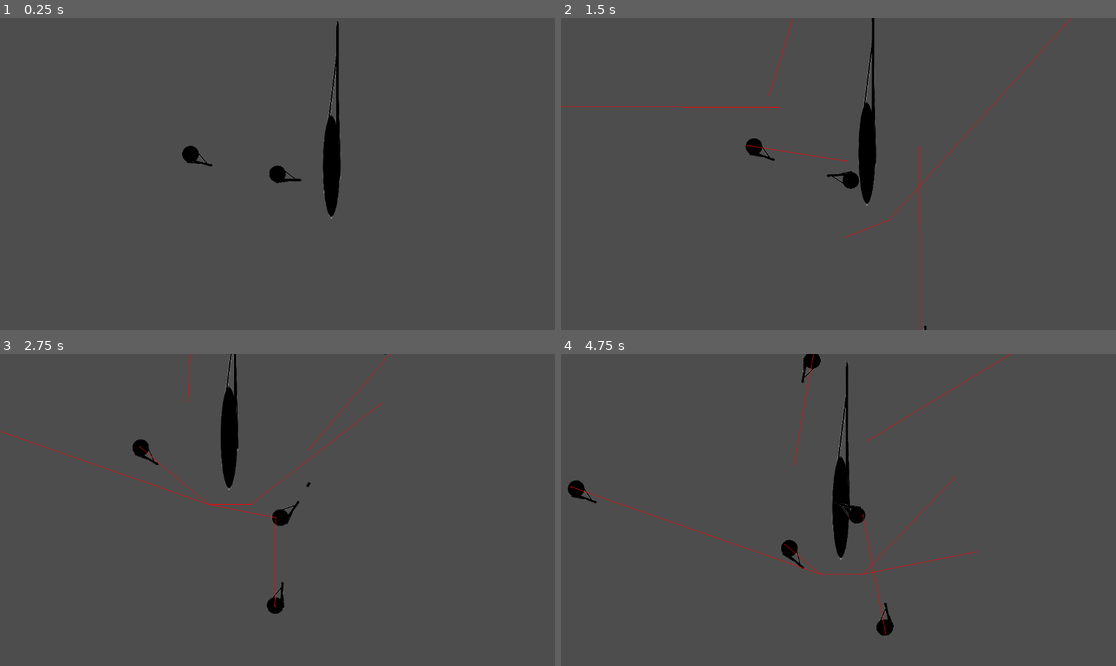
Above: before the commit, frames 1-4 (two rows, left to right).
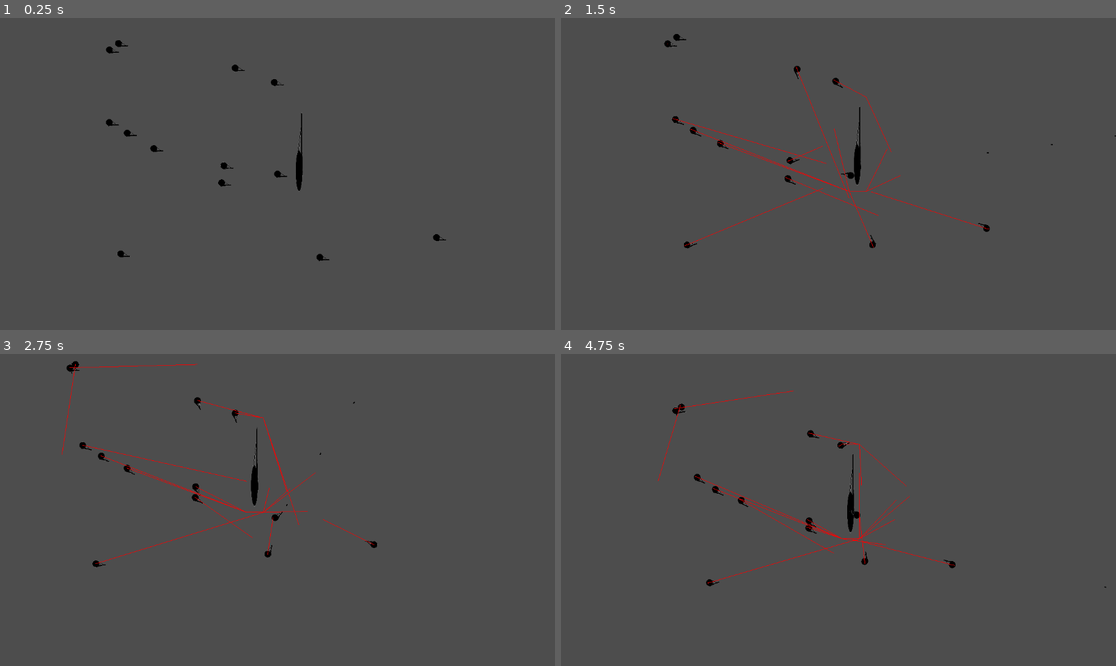
Above: after the commit, the same moments.

Repository: RealBenjo/Dead-Deal
Game: Godot game, scene res://scenes/levels/outside.tscn
Two runs of this game, one before a commit and one after it. Both use one fixed random seed, a clock stepped at 60 frames per second and the inputs below.
Inputs (mouse positions are in pixels of both pictures, inside the frame that each line leads up to):
- Up to frame 1 (0.25 s): no input
- Up to frame 2 (1.5 s): move the mouse to (960, 158) at 0.52 s; press the mouse at (960, 158) at 0.53 s; hold D (right) 0.53-1.28 s; move the mouse to (727, 189) at 1.27 s; release the mouse at (727, 189) at 1.28 s; hold S (down) from 1.28 s (still down); right-click (727, 189) at 1.35 s
- Up to frame 3 (2.75 s): move the mouse to (333, 441) at 2.02 s; release S (down) at 2.03 s; press the mouse at (333, 441) at 2.03 s; hold D (right) from 2.03 s (still down)
- Up to frame 4 (4.75 s): move the mouse to (810, 572) at 2.77 s; release D (right) at 2.78 s; release the mouse at (810, 572) at 2.78 s; hold W (up) 2.78-3.53 s; right-click (810, 572) at 2.85 s; move the mouse to (1005, 556) at 3.52 s; press the mouse at (1005, 556) at 3.53 s; hold A (left) from 3.53 s (still down); move the mouse to (672, 463) at 4.27 s; release the mouse at (672, 463) at 4.28 s; right-click (672, 463) at 4.35 s

The runs differ from the first frame. In frame 1, 1.8% of the frame differs, in the area x 19-81%, y 0-78%; in frame 2, 2.7%; in frame 3, 2.9%; in frame 4, 3.2%, in the area x 1-99%, y 0-91%.

Commit message:
Dynamic patrols v0.3
YAY! now we only need to place patrol markers and the game will do the rest (spawn the enemies and give them the patrols).
Enemies can now actually patrol and we can give the the min and max wait time when the enemy arrives at a patrol point.
Good stuff :)

Diff:
--- a/scenes/enemies/enemy.gd
+++ b/scenes/enemies/enemy.gd
@@ -10,7 +10,7 @@
 # vision vars
 @export_range(0, 360, 0.1, "degrees") var fov: float = 90.0
 @export var default_vision_length: int = 300
-var vision_length: Vector2 = Vector2(default_vision_length, 0)
+var vision_length: Vector2 = Vector2(default_vision_length, 0) ##length in pixels
 
 # basic functionality vars
 @export var speed: float = 100.0 ##player run speed is 400 for reference
@@ -31,10 +31,16 @@
 var sound_position: Vector2 ##this position is given by the sound scene
 
 #patrol vars
+@onready var patrol_timer: Timer = $Timers/PatrolTimer
+@export var patrol_time_min: float = 10.0 ##the minimum amount of time the enemy WILL stand at a patrol point
+@export var patrol_time_max: float = 30.0 ##the maximum amount of time the enemy CAN stand at a patrol point
 var patrol: Array
+var patrol_index: int = 0 # might make patrols with more than 2 positions
 
 
 func _ready() -> void:
+	get_next_patrol_pos()
+	patrol_timer.wait_time = randf_range(patrol_time_min, patrol_time_max)
 	vision.target_position = vision_length
 
 func _physics_process(_delta):
@@ -75,14 +81,14 @@
 	velocity = nav.get_velocity()
 	move_and_slide()
 
-## what the enemy does when player is seen, when sound is heard etc.
+##what the enemy does when player is seen, when sound is heard etc.
 func switch_state(targeted_pos: Vector2, path_direction: Vector2) -> void:
 	# handles enemy vision length and pathfinding to a position
 	if player_seen:
 		look_at(Globals.player_pos)
 		last_interest_pos = Globals.player_pos
 
-		vision_length = Vector2.RIGHT * 3000
+		vision_length = Vector2.RIGHT * 3000 # length in pixels
 		vision.target_position = vision_length
 
 	elif sound_heard:
@@ -99,10 +105,21 @@
 			var target_angle = path_direction.angle()
 			rotation = lerp_angle(rotation, target_angle, 0.15)
 
-		vision_length = Vector2(default_vision_length, 0)
+		vision_length = Vector2.RIGHT * default_vision_length
 		vision.target_position = vision_length
 		velocity = Vector2.ZERO
+
+		if nav.is_navigation_finished() and patrol_timer.is_stopped(): #TODO: make more dynamic
+			patrol_timer.start()
 		# TODO: add idle animation or idle movement
+
+func get_next_patrol_pos() -> void:
+	if patrol_index > 1: # might make patrols with more than 2 positions so keep it this way
+		patrol_index = 0
+
+	last_interest_pos = patrol.get(patrol_index) # get next patrol pos
+
+	patrol_index += 1
 
 func make_path(interest_position: Vector2) -> void:
 	nav.target_position = interest_position
--- a/scenes/enemies/zombie.gd
+++ b/scenes/enemies/zombie.gd
@@ -6,3 +6,8 @@
 # calculate path finding only every 0.5s
 func _on_path_find_timer_timeout() -> void:
 	make_path(last_interest_pos)
+
+func _on_patrol_timer_timeout() -> void:
+	patrol_timer.wait_time = randf_range(patrol_time_min, patrol_time_max)
+	get_next_patrol_pos()
+	make_path(last_interest_pos)
--- a/scenes/enemies/zombie.tscn
+++ b/scenes/enemies/zombie.tscn
@@ -12,6 +12,8 @@
 script = ExtResource("2_gl10n")
 default_vision_length = 500
 health = 30
+patrol_time_min = 2.0
+patrol_time_max = 2.0
 
 [node name="Sprite2D" type="Sprite2D" parent="." index="1"]
 position = Vector2(35, 3)
@@ -25,4 +27,8 @@
 wait_time = 0.3
 autostart = true
 
+[node name="PatrolTimer" type="Timer" parent="Timers" index="1"]
+one_shot = true
+
 [connection signal="timeout" from="Timers/PathFindTimer" to="." method="_on_path_find_timer_timeout"]
+[connection signal="timeout" from="Timers/PatrolTimer" to="." method="_on_patrol_timer_timeout"]
--- a/scenes/levels/level.gd
+++ b/scenes/levels/level.gd
@@ -24,14 +24,14 @@
 		while patrol_whole.size() >= 2:
 			var patrol_zombie: Array = []
 
-			# gives zombie 2 patrol points
+			# gives zombie 2 patrol points, no 2 zombies have the same patrol points
 			for j in range(2):
 				var rand = randi() % patrol_whole.size()
 				patrol_zombie.append(patrol_whole.get(rand))
 				patrol_whole.remove_at(rand)
 
 			# TODO: make zombie actually patrol on it's own
-			spawn_zombie(i, patrol_zombie.get(0), patrol_zombie)
+			spawn_enemy(i, patrol_zombie.get(0), patrol_zombie)
 
 
 var bullet
@@ -40,7 +40,7 @@
 ##spawns a zombie in a Patrol node corresponding to the patrol of the zombie.
 ##if there is an odd number of patrol points, it's all good, the enemies will simply have one more point to choose, without one additional
 ##zombie patroling the map
-func spawn_zombie(index: int, pos: Vector2, patrol: Array) -> void: #TODO: make more dynamic, spawn ANY enemy with this function
+func spawn_enemy(index: int, pos: Vector2, patrol: Array) -> void: #TODO: make more dynamic, spawn ANY enemy with this function
 	var enemy_par_node = enemies.get(index)
 	zombie = zombie_scene.instantiate()
 	zombie.global_position = pos
--- a/scenes/levels/outside.tscn
+++ b/scenes/levels/outside.tscn
@@ -48,6 +48,45 @@
 [node name="Marker2D6" type="Marker2D" parent="Patrols/Patrol1" index="5"]
 position = Vector2(406, 1058)
 
+[node name="Marker2D7" type="Marker2D" parent="Patrols/Patrol1" index="6"]
+position = Vector2(91, 1077)
+
+[node name="Marker2D8" type="Marker2D" parent="Patrols/Patrol1" index="7"]
+position = Vector2(-547, 147)
+
+[node name="Marker2D9" type="Marker2D" parent="Patrols/Patrol1" index="8"]
+position = Vector2(-1029, -985)
+
+[node name="Marker2D10" type="Marker2D" parent="Patrols/Patrol1" index="9"]
+position = Vector2(-1071, 1104)
+
+[node name="Marker2D11" type="Marker2D" parent="Patrols/Patrol1" index="10"]
+position = Vector2(-1124, -164)
+
+[node name="Marker2D12" type="Marker2D" parent="Patrols/Patrol1" index="11"]
+position = Vector2(-1151, 18)
+
+[node name="Marker2D13" type="Marker2D" parent="Patrols/Patrol1" index="12"]
+position = Vector2(-938, -54)
+
+[node name="Marker2D14" type="Marker2D" parent="Patrols/Patrol1" index="13"]
+position = Vector2(-957, -278)
+
+[node name="Marker2D15" type="Marker2D" parent="Patrols/Patrol1" index="14"]
+position = Vector2(114, -962)
+
+[node name="Marker2D16" type="Marker2D" parent="Patrols/Patrol1" index="15"]
+position = Vector2(182, -730)
+
+[node name="Marker2D17" type="Marker2D" parent="Patrols/Patrol1" index="16"]
+position = Vector2(243, 451)
+
+[node name="Marker2D18" type="Marker2D" parent="Patrols/Patrol1" index="17"]
+position = Vector2(65, 284)
+
+[node name="Marker2D19" type="Marker2D" parent="Patrols/Patrol1" index="18"]
+position = Vector2(42, 462)
+
 [node name="Patrol2" type="Node2D" parent="Patrols" index="1"]
 
 [node name="Marker2D" type="Marker2D" parent="Patrols/Patrol2" index="0"]
--- a/scenes/player/player.tscn
+++ b/scenes/player/player.tscn
@@ -26,7 +26,7 @@
 position = Vector2(99, 25)
 
 [node name="Camera2D" type="Camera2D" parent="."]
-zoom = Vector2(0.5, 0.5)
+zoom = Vector2(0.2, 0.2)
 position_smoothing_enabled = true
 position_smoothing_speed = 10.0
 
